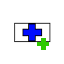
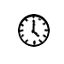
Revision of a layered 64 × 64 image; what changed, layer by layer:
added layer "Transformation" above "clock" over bbox(17, 14, 50, 47)
hid "Pasted Layer" over bbox(37, 38, 49, 50)
hid "health" over bbox(14, 22, 51, 43)
